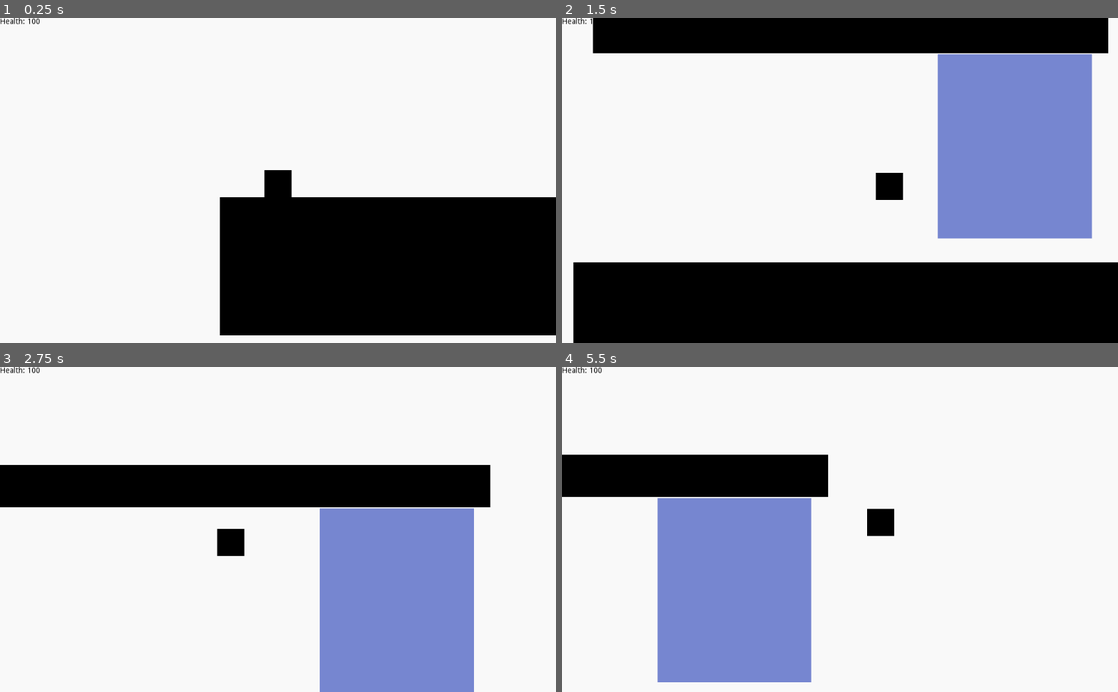
Above: before the commit, frames 1-4 (two rows, left to right).
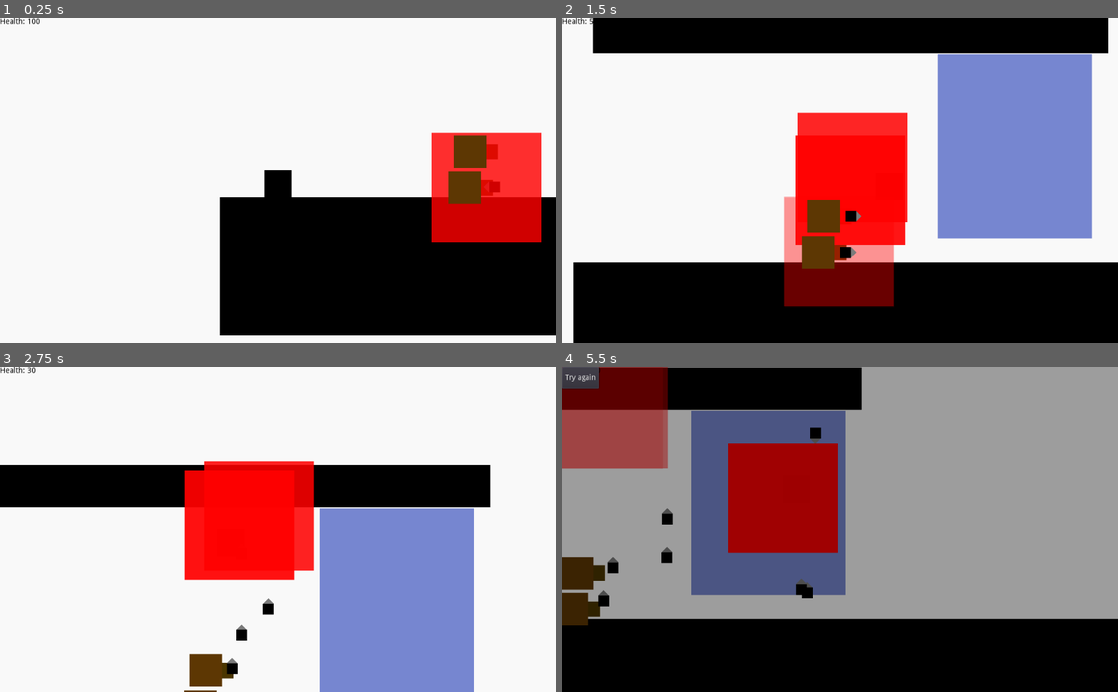
Above: after the commit, the same moments.

Repository: RavenJFelix/Square
Game: Godot game, scene res://testLevel/test.tscn
Two runs of this game, one before a commit and one after it. Both use one fixed random seed, a clock stepped at 60 frames per second and the inputs below. This scene is started directly instead of the project's main scene.
Inputs:
- Up to frame 1 (0.25 s): no input
- Up to frame 2 (1.5 s): hold Right (ui_right) from 0.53 s (still down); tap Up (ui_up) at 0.77 s
- Up to frame 3 (2.75 s): tap Up (ui_up) at 1.52 s; release Right (ui_right) at 2.03 s; hold Left (ui_left) from 2.03 s (still down)
- Up to frame 4 (5.5 s): release Left (ui_left) at 2.78 s; hold Right (ui_right) 2.78-4.28 s; tap Up (ui_up) at 3.02, 3.77, 4.52 s; hold Left (ui_left) 4.28-5.03 s; hold Right (ui_right) from 5.03 s (still down)

The runs differ from the first frame. In frame 1, 6.7% of the frame differs, in the area x 77-98%, y 35-70%; in frame 2, 12%; in frame 3, 9.4%; in frame 4, 100%, in the area x 0-100%, y 0-100%.

Commit message:
Add death screen

Diff:
--- a/entity/pc/player/player.gd
+++ b/entity/pc/player/player.gd
@@ -12,6 +12,7 @@
 
 export var health = 100
 
+var alive = true
 var UP = Vector2(0,-1)
 var motion = Vector2(0, 0)
 var consecutive_jumps = 0
@@ -32,7 +33,10 @@
 	GRAV = -GRAV
 	JUMP_POWER = -JUMP_POWER
 func die():
-	queue_free()
+	if alive:
+		gui.load_death_screen()
+		alive = false
+
 
 func damage(damage):
 	assert(damage  > 0)
--- /dev/null
+++ b/gui/player/game-over/Game-Over.gd
@@ -0,0 +1,17 @@
+extends Control
+
+# Declare member variables here. Examples:
+# var a = 2
+# var b = "text"
+
+# Called when the node enters the scene tree for the first time.
+func _ready():
+	pass # Replace with function body.
+
+# Called every frame. 'delta' is the elapsed time since the previous frame.
+#func _process(delta):
+#	pass
+
+
+func _on_Button_pressed():
+	get_parent().reload_level()
--- /dev/null
+++ b/gui/player/game-over/Game-Over.tscn
@@ -0,0 +1,25 @@
+[gd_scene load_steps=2 format=2]
+
+[ext_resource path="res://gui/player/game-over/Game-Over.gd" type="Script" id=1]
+
+[node name="Game-Over" type="Control"]
+anchor_right = 1.0
+anchor_bottom = 1.0
+script = ExtResource( 1 )
+
+[node name="ColorRect" type="ColorRect" parent="."]
+anchor_right = 1.0
+anchor_bottom = 1.0
+grow_horizontal = 2
+grow_vertical = 2
+color = Color( 0, 0, 0, 0.368627 )
+
+[node name="HSplitContainer" type="HSplitContainer" parent="."]
+margin_right = 40.0
+margin_bottom = 40.0
+
+[node name="Button" type="Button" parent="HSplitContainer"]
+margin_right = 68.0
+margin_bottom = 40.0
+text = "Try again"
+[connection signal="pressed" from="HSplitContainer/Button" to="." method="_on_Button_pressed"]
--- a/gui/player/player-gui/PlayerGUI.gd
+++ b/gui/player/player-gui/PlayerGUI.gd
@@ -1,5 +1,6 @@
 extends CanvasLayer
-
+export var death_screen_path = "res://gui/player/game-over/Game-Over.tscn"
+var death_screen = load(death_screen_path)
 # Declare member variables here. Examples:
 # var a = 2
 # var b = "text"
@@ -10,3 +11,12 @@
 
 func update_health(new_health):
 	$Health.set_text("Health: " + String(new_health))
+
+func reload_level():
+	get_tree().reload_current_scene()
+	get_tree().set_pause(false)
+
+func load_death_screen():
+	get_tree().set_pause(true)
+	var oof = death_screen.instance()
+	add_child(oof)
--- a/gui/player/player-gui/PlayerGUI.tscn
+++ b/gui/player/player-gui/PlayerGUI.tscn
@@ -3,6 +3,7 @@
 [ext_resource path="res://gui/player/player-gui/PlayerGUI.gd" type="Script" id=1]
 
 [node name="PlayerGUI" type="CanvasLayer"]
+pause_mode = 2
 script = ExtResource( 1 )
 
 [node name="Health" type="Label" parent="."]
--- a/levelz/level_0/level_0.tscn
+++ b/levelz/level_0/level_0.tscn
@@ -8,7 +8,7 @@
 [ext_resource path="res://entity/npc/enemies/slowzoid/slowzoid.tscn" type="PackedScene" id=6]
 [ext_resource path="res://map/hazard/missile-shooter/missile-shooter.tscn" type="PackedScene" id=7]
 
-[node name="Node2D" type="Node2D"]
+[node name="Manager" type="Node2D"]
 
 [node name="KinematicBody2D" parent="." instance=ExtResource( 1 )]
 position = Vector2( 156.471, 23.3995 )
--- a/testLevel/test.tscn
+++ b/testLevel/test.tscn
@@ -1,8 +1,9 @@
-[gd_scene load_steps=4 format=2]
+[gd_scene load_steps=5 format=2]
 
 [ext_resource path="res://map/basicPlatform.tscn" type="PackedScene" id=1]
 [ext_resource path="res://entity/pc/player/player.tscn" type="PackedScene" id=2]
 [ext_resource path="res://map/motion/gravity-flip-zone/gravity-zone.tscn" type="PackedScene" id=3]
+[ext_resource path="res://map/hazard/missile-shooter/missile-shooter.tscn" type="PackedScene" id=4]
 
 [node name="Node2D" type="Node2D"]
 
@@ -20,3 +21,11 @@
 [node name="GravityFlipZone" parent="." instance=ExtResource( 3 )]
 position = Vector2( 791.779, -85.1058 )
 scale = Vector2( 14.1797, 16.9789 )
+
+[node name="missile-shooter" parent="." instance=ExtResource( 4 )]
+position = Vector2( 430.211, 110.84 )
+missile_scene = "res://entity/npc/enemies/chaser/tangential-chaser.tscn"
+
+[node name="missile-shooter2" parent="." instance=ExtResource( 4 )]
+position = Vector2( 439.542, 44.3586 )
+missile_scene = "res://entity/npc/enemies/chaser/tangential-chaser.tscn"
